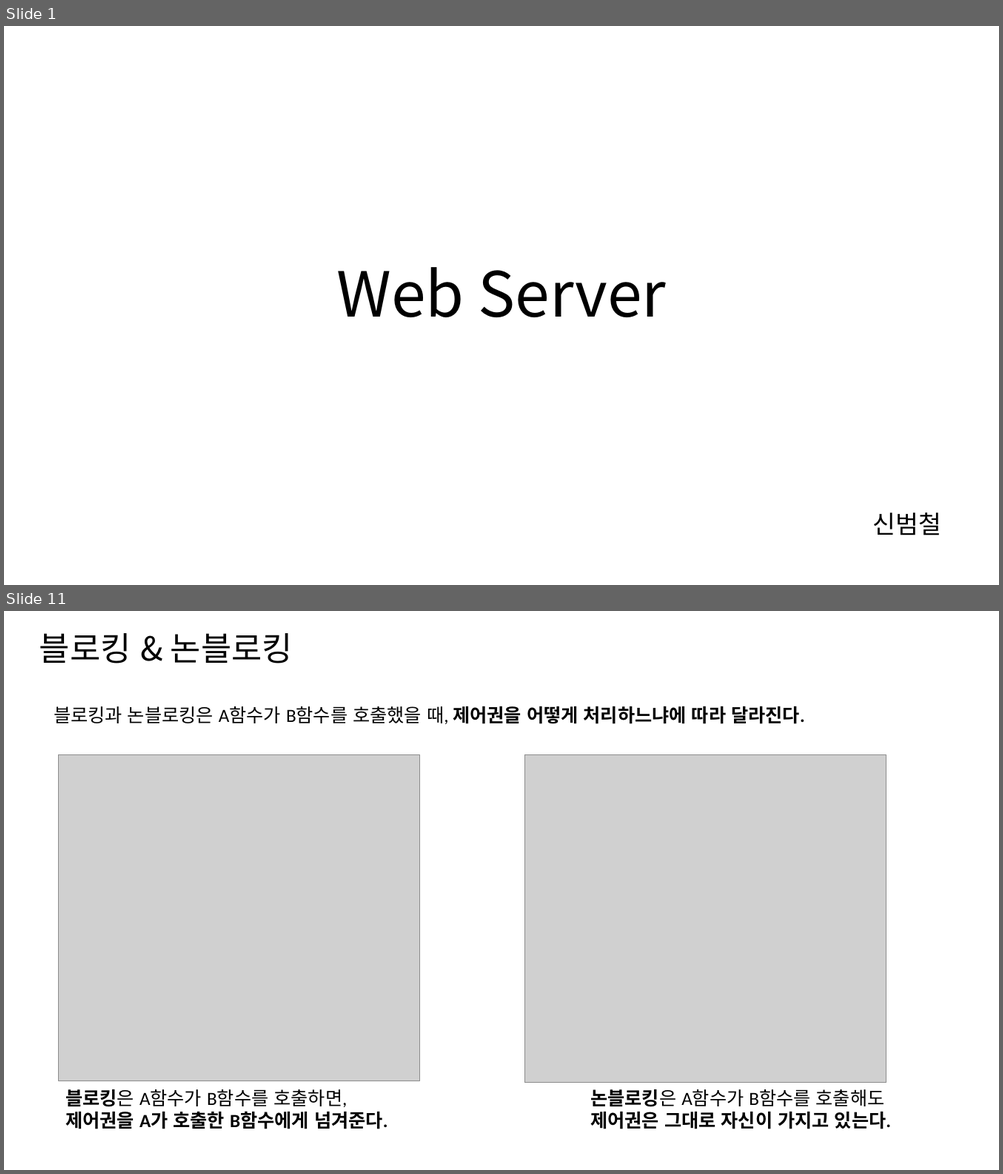
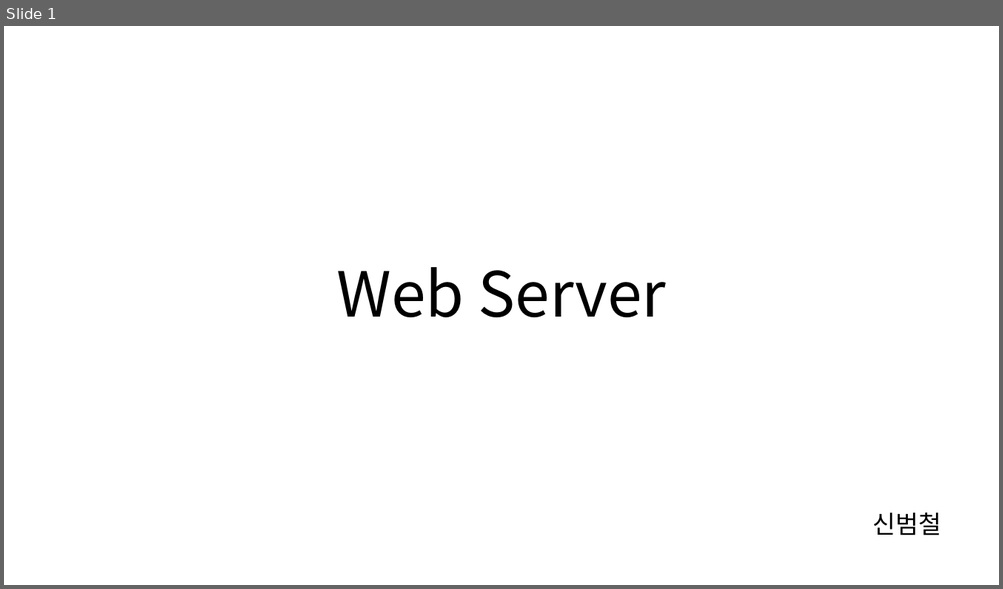
Before and after one commit to cs-study-org/cs-study, a slide deck: 16/beom/WebServer.pptx. Shown one above the other, each under a label of ours: slides 1 and 11 before the commit, slide 1 after it; the slides between them are not shown. The pictures are 1003x1174 and 1003x589 pixels, drawn with LibreOffice and Linux fonts; fonts in the diff are those of the drawing; grey boxes stand for pictures. Boxes give left, top, right and bottom in pixels: in the first picture for what was removed or moved away, otherwise in the second. Text is boxed around its words. In the diff, an @@ line names an element or a change of style, - is before the commit and + after.

```diff
--- a/16/beom/WebServer.pptx
+++ b/16/beom/WebServer.pptx
@@ slide 11 removed at bbox=[4, 611, 999, 1170], background #FFFFFF @@
@@ title removed at bbox=[40, 633, 293, 664] @@
-블로킹 & 논블로킹
@@ text removed at bbox=[54, 706, 804, 724] @@
-블로킹과 논블로킹은 A함수가 B함수를 호출했을 때, 제어권을 어떻게 처리하느냐에 따라 달라진다.
@@ picture removed at bbox=[59, 755, 420, 1081] @@
@@ picture removed at bbox=[525, 755, 886, 1083] @@
@@ text removed at bbox=[65, 1090, 387, 1130] @@
-블로킹은 A함수가 B함수를 호출하면,
-제어권을 A가 호출한 B함수에게 넘겨준다.
@@ text removed at bbox=[590, 1090, 891, 1130] @@
-논블로킹은 A함수가 B함수를 호출해도
-제어권은 그대로 자신이 가지고 있는다.
```
Also in this commit, not shown: 2 slides changed, 8 slides added, 8 other slides removed.
